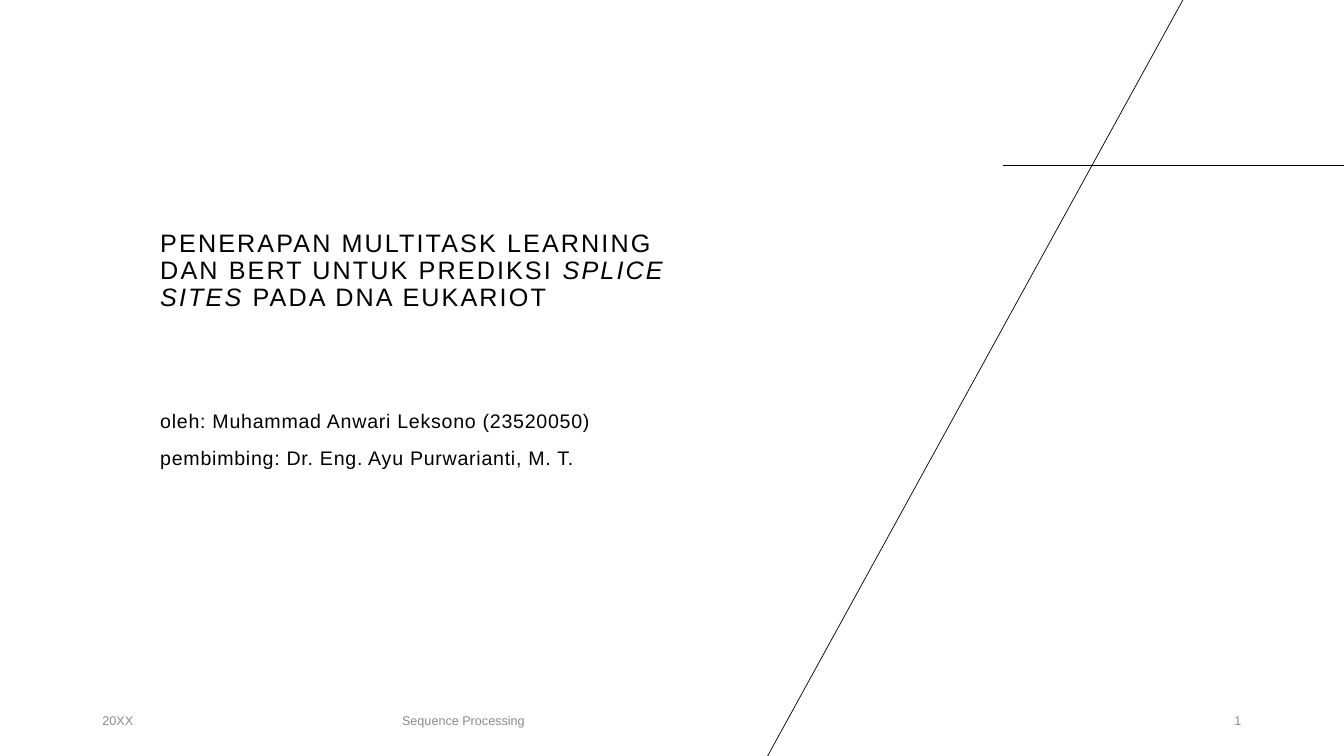
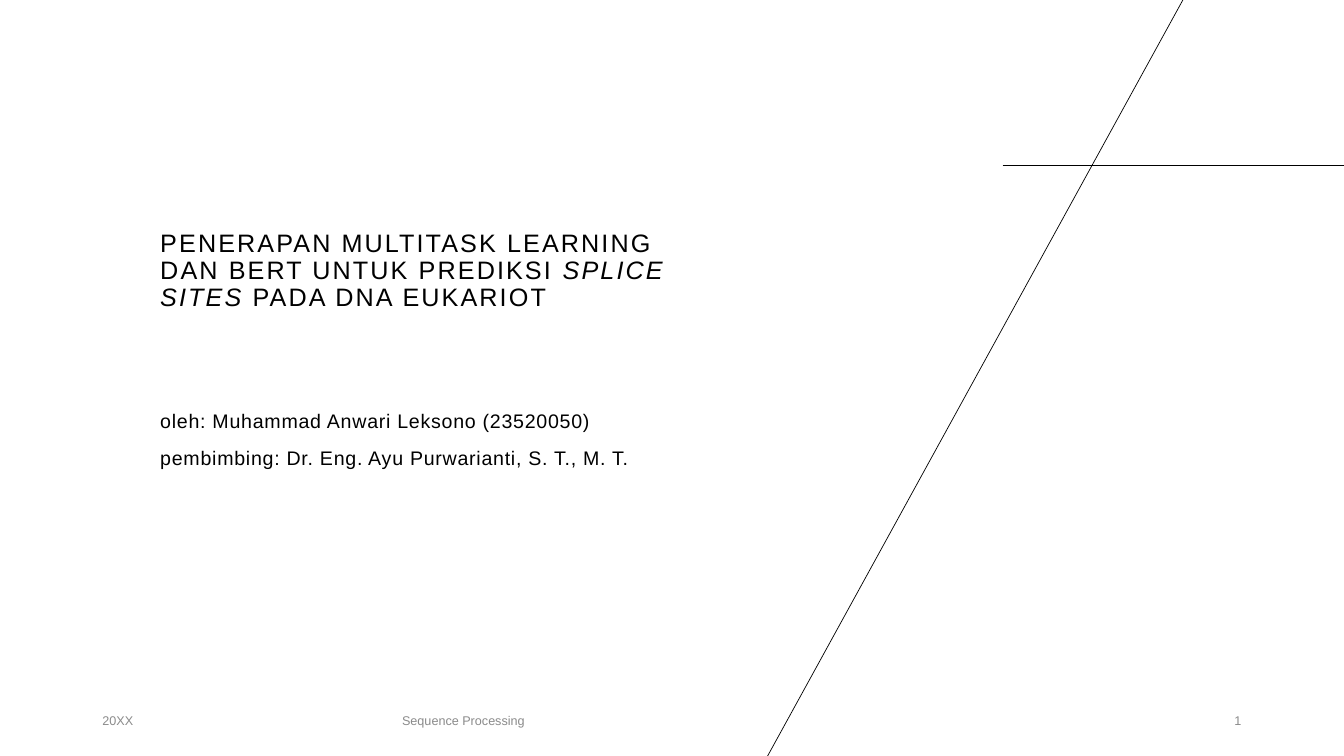
Before and after one commit to anwari32/IF5099-Metode-Penelitian, a slide deck: slide 1 of proposals/v2/Penerapan Multitask Learning dan BERT untuk Prediksi Splice.pptx. Drawn at 1344x756 pixels with LibreOffice and Linux fonts; fonts in the diff are those of the drawing. Boxes give left, top, right and bottom in pixels: in the first picture for what was removed or moved away, otherwise in the second. Text is boxed around its words. In the diff, an @@ line names an element or a change of style, - is before the commit and + after.

```diff
--- a/proposals/v2/Penerapan Multitask Learning dan BERT untuk Prediksi Splice.pptx
+++ b/proposals/v2/Penerapan Multitask Learning dan BERT untuk Prediksi Splice.pptx
@@ text at (x1=160, y1=450, x2=628, y2=469): text changed @@
-pembimbing: Dr. Eng. Ayu Purwarianti, M. T.
+pembimbing: Dr. Eng. Ayu Purwarianti, S. T., M. T.
```
Also in this commit, not shown: 10 other slides changed, 16 slides added, 1 slide removed, 7 other files.
